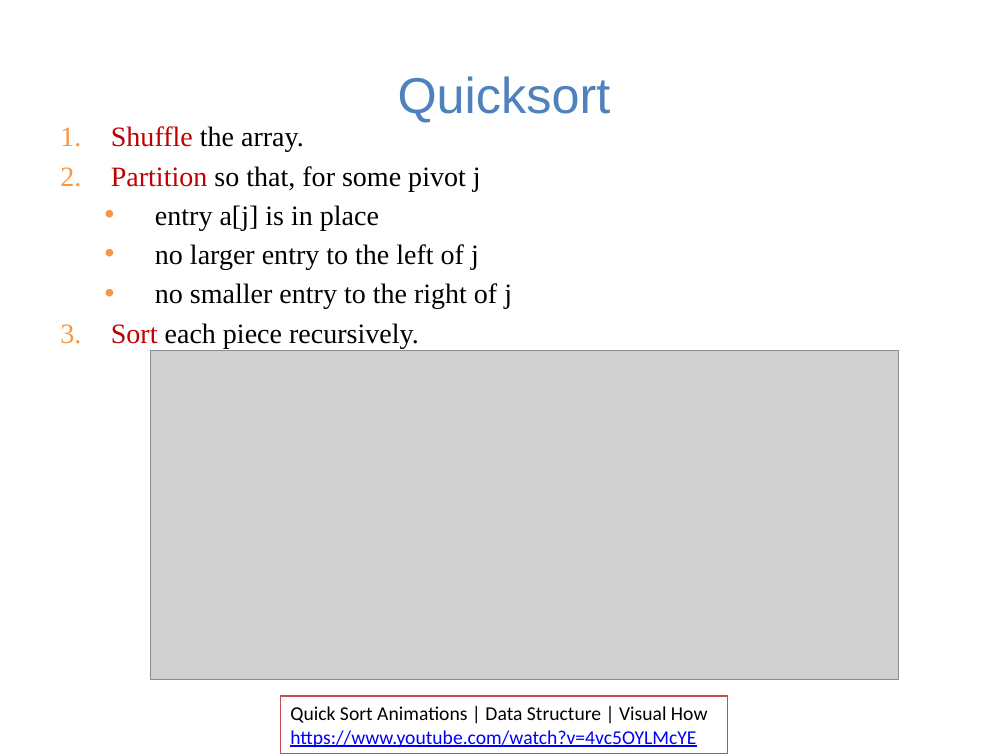
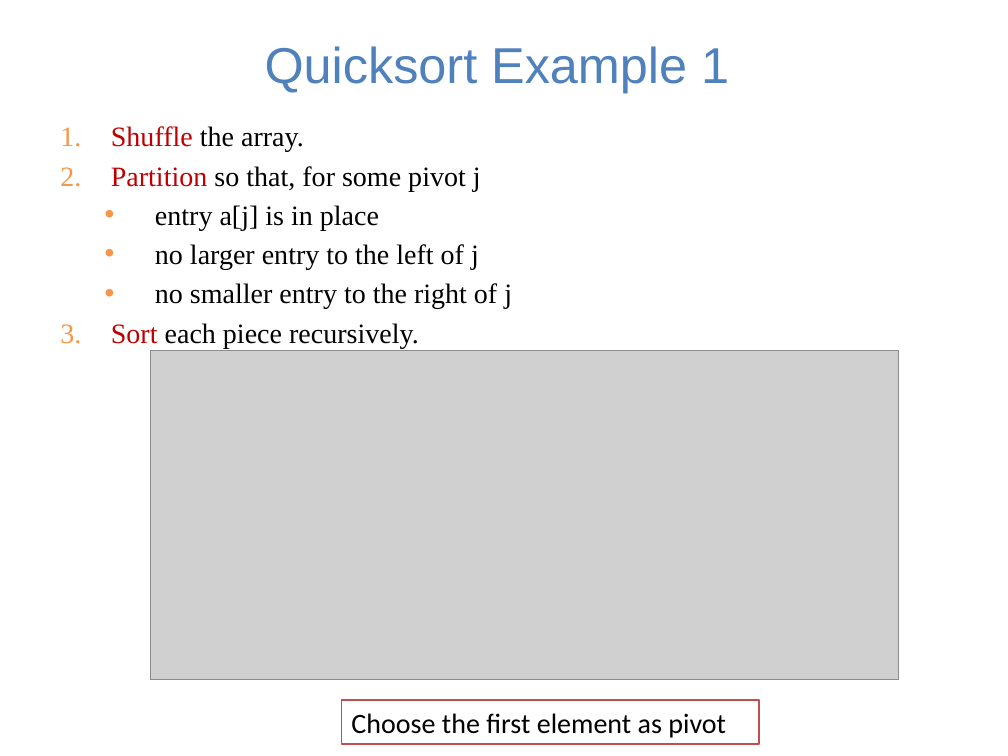
Before and after one commit to guhofstra/CSC111Fa25, a slide deck: slide 28 of PPTs/Lecture 13-sorting algorithms.pptx (slide 27 before the commit). Drawn at 1008x756 pixels with LibreOffice and Linux fonts; fonts in the diff are those of the drawing; grey boxes stand for pictures. Boxes give left, top, right and bottom in pixels: in the first picture for what was removed or moved away, otherwise in the second. Text is boxed around its words. In the diff, an @@ line names an element or a change of style, - is before the commit and + after.

```diff
--- a/PPTs/Lecture 13-sorting algorithms.pptx
+++ b/PPTs/Lecture 13-sorting algorithms.pptx
@@ title at [265,46,729,93]: text changed @@
-Quicksort
+Quicksort Example 1
@@ rectangle "Choose the first element as ...": place and size @@
-rectangle "Choose the first element as ..." at [280,697,728,754]
+rectangle "Choose the first element as ..." at [342,701,759,745]
@@ text in rectangle at [351,713,726,738]: text changed; size 14 to 20 pt @@
-Quick Sort Animations | Data Structure | Visual How
-https://www.youtube.com/watch?v=4vc5OYLMcYE
+Choose the first element as pivot
```
Also in this commit, not shown: 18 other slides changed, 6 slides added, 1 slide removed, 17 other files.
